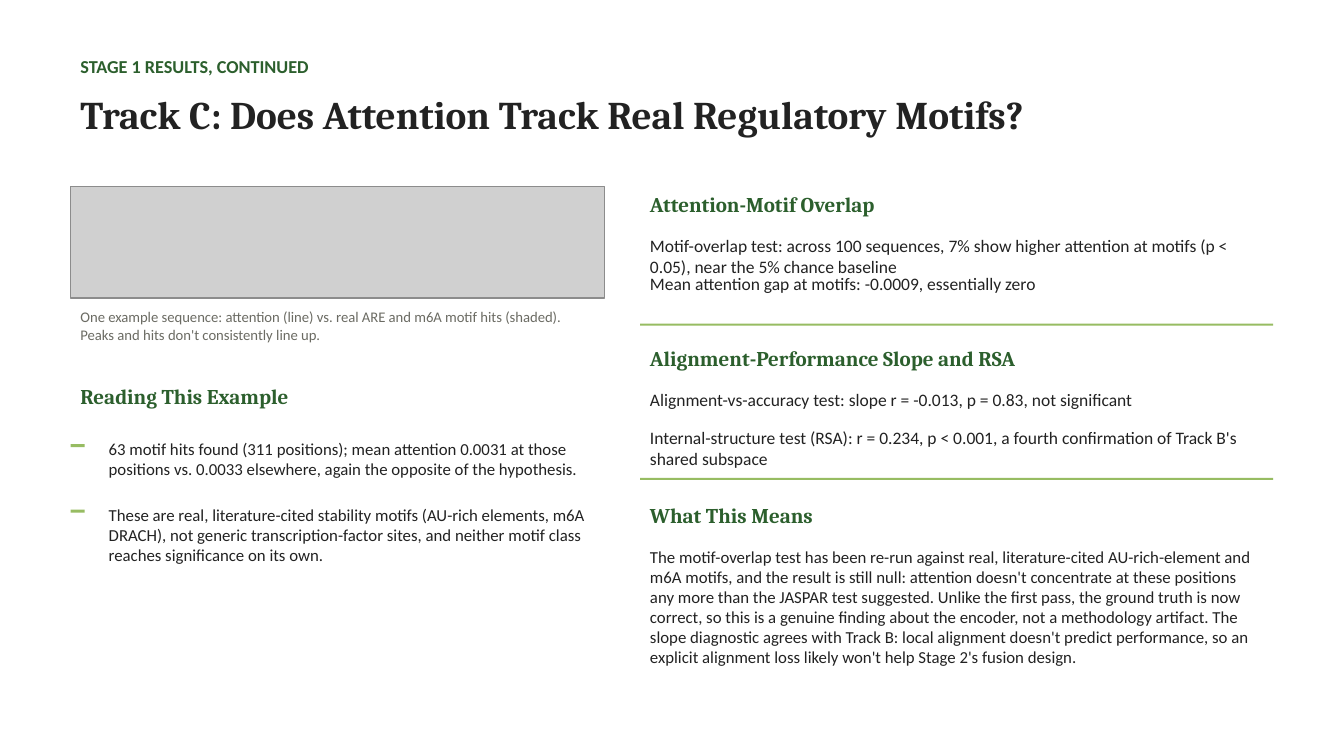
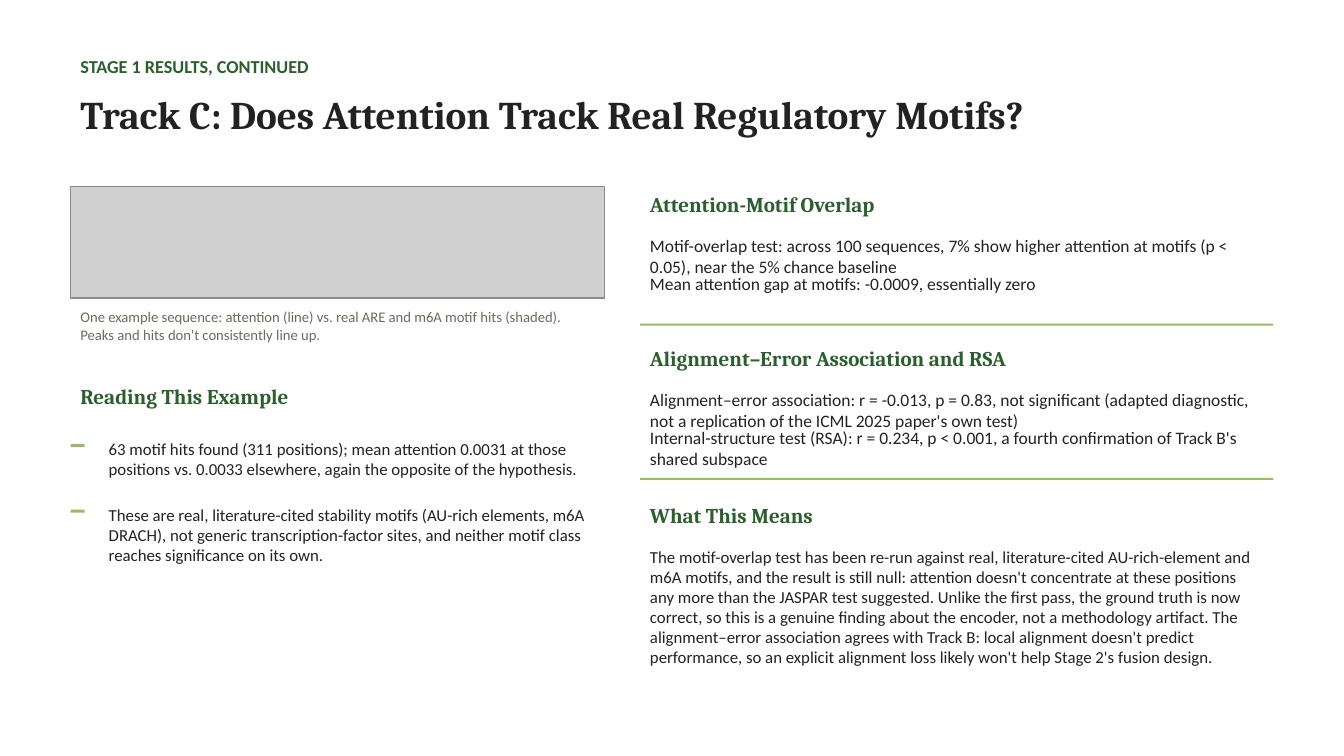
Before and after one commit to jtmckinley4/RNA-Protein-Multimodal-Fusion, a slide deck: slide 4 of Notes/Mina_Meeting_Slides_2026-09-23.pptx. Drawn at 1344x756 pixels with LibreOffice and Linux fonts; fonts in the diff are those of the drawing; grey boxes stand for pictures. Boxes give left, top, right and bottom in pixels: in the first picture for what was removed or moved away, otherwise in the second. Text is boxed around its words. In the diff, an @@ line names an element or a change of style, - is before the commit and + after.

```diff
--- a/Notes/Mina_Meeting_Slides_2026-09-23.pptx
+++ b/Notes/Mina_Meeting_Slides_2026-09-23.pptx
@@ text at bbox=[650, 351, 1006, 371]: text changed @@
-Alignment-Performance Slope and RSA
+Alignment–Error Association and RSA
@@ text at bbox=[650, 393, 1248, 432]: text changed @@
-Alignment-vs-accuracy test: slope r = -0.013, p = 0.83, not significant
+Alignment–error association: r = -0.013, p = 0.83, not significant (adapted diagnostic, not a replication of the ICML 2025 paper's own test)
@@ text at bbox=[650, 551, 1250, 666]: text changed @@
-The motif-overlap test has been re-run against real, literature-cited AU-rich-element and m6A motifs, and the result is still null: attention doesn't concentrate at these positions any more than the JASPAR test suggested. Unlike the first pass, the ground truth is now correct, so this is a genuine finding about the encoder, not a methodology artifact. The slope diagnostic agrees with Track B: local alignment doesn't predict performance, so an explicit alignment loss likely won't help Stage 2's fusion design.
+The motif-overlap test has been re-run against real, literature-cited AU-rich-element and m6A motifs, and the result is still null: attention doesn't concentrate at these positions any more than the JASPAR test suggested. Unlike the first pass, the ground truth is now correct, so this is a genuine finding about the encoder, not a methodology artifact. The alignment–error association agrees with Track B: local alignment doesn't predict performance, so an explicit alignment loss likely won't help Stage 2's fusion design.
```
Also in this commit, not shown: 4 other slides changed, 3 other files.
